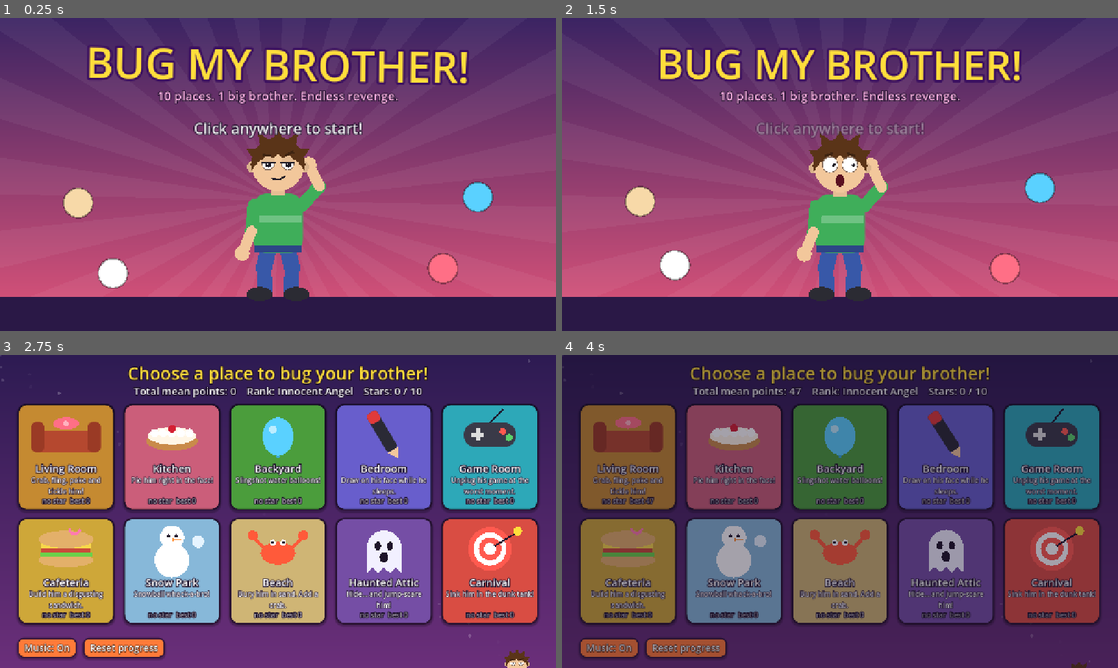
Above: before the commit, frames 1-4 (two rows, left to right).
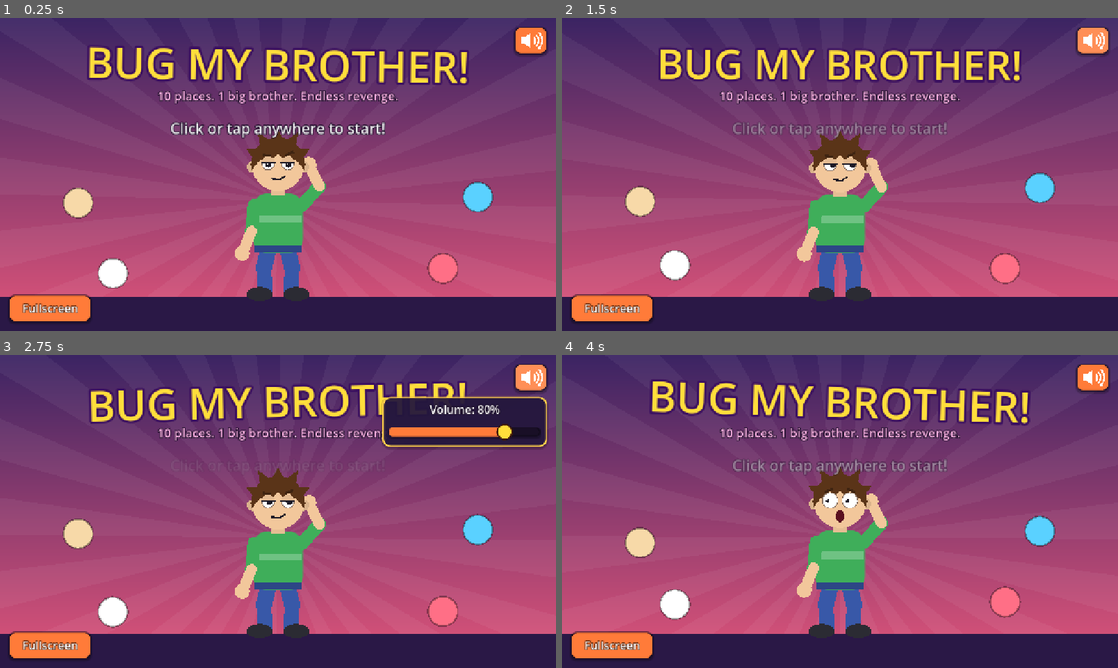
Above: after the commit, the same moments.

Repository: Username846/mean
Game: Godot game, scene res://main.tscn
The game is run twice, just before and just after one commit, with the same random seed, the same clock (stepped at 60 frames per second) and the same inputs.
Inputs (mouse positions are in pixels of both pictures, inside the frame that each line leads up to):
- Up to frame 1 (0.25 s): no input
- Up to frame 2 (1.5 s): click (1090, 39) at 0.52 s; click (1090, 39) at 1.27 s
- Up to frame 3 (2.75 s): click (528, 376) at 2.02 s
- Up to frame 4 (4 s): click (628, 458) at 2.75 s, where only the run before the commit has a clickable "Living Room"; click (589, 367) at 3.5 s, where only the run before the commit has a clickable "< Map"

The runs differ from the first frame. In frame 1, 3.0% of the frame differs, in the area x 1-99%, y 2-98%; in frame 2, 2.8%; in frame 3, 94%; in frame 4, 98%, in the area x 0-100%, y 0-100%.

Commit message:
Fix silent web audio, add touch support, fullscreen and volume controls
- Audio: the Music/Voice/SFX buses were created from code at runtime,
  which Godot's web sample playback never routes, so nothing was heard.
  Define them in default_bus_layout.tres instead and lower levels so the
  mix no longer clips.
- Touch: aim and grab from the press position itself (no hover on touch
  screens), block page scroll/zoom/long-press in the HTML shell, taller
  buttons, and a 'turn your device sideways' overlay in portrait.
- Title screen: Fullscreen button (bottom-left) and a volume button
  (top-right) that opens a saved master-volume slider.

Co-Authored-By: Claude Opus 5.5 <noreply@anthropic.com>
Claude-Session: https://claude.ai/code/session_01SezfEgGbnAaW42eF7KRVR8

Diff:
--- /dev/null
+++ b/default_bus_layout.tres
@@ -0,0 +1,21 @@
+[gd_resource type="AudioBusLayout" format=3]
+
+[resource]
+bus/1/name = &"Music"
+bus/1/solo = false
+bus/1/mute = false
+bus/1/bypass_fx = false
+bus/1/volume_db = -13.0
+bus/1/send = &"Master"
+bus/2/name = &"Voice"
+bus/2/solo = false
+bus/2/mute = false
+bus/2/bypass_fx = false
+bus/2/volume_db = -3.0
+bus/2/send = &"Master"
+bus/3/name = &"SFX"
+bus/3/solo = false
+bus/3/mute = false
+bus/3/bypass_fx = false
+bus/3/volume_db = -8.0
+bus/3/send = &"Master"
--- a/scripts/game.gd
+++ b/scripts/game.gd
@@ -36,11 +36,12 @@
 var music_on := true
 
 var _fade: ColorRect
+var _portrait: ColorRect
+var volume := 0.8
 
 
 func _ready() -> void:
 	process_mode = Node.PROCESS_MODE_ALWAYS
-	_setup_buses()
 	music = AudioStreamPlayer.new()
 	music.bus = "Music"
 	add_child(music)
@@ -61,23 +62,56 @@
 	_fade.set_anchors_preset(Control.PRESET_FULL_RECT)
 	_fade.mouse_filter = Control.MOUSE_FILTER_IGNORE
 	layer.add_child(_fade)
+	_portrait = ColorRect.new()
+	_portrait.color = Color(0.12, 0.07, 0.22)
+	_portrait.set_anchors_preset(Control.PRESET_FULL_RECT)
+	_portrait.visible = false
+	var turn := make_label("Turn your device sideways\nto bug your brother!", 64, Color("#ffde3b"))
+	turn.horizontal_alignment = HORIZONTAL_ALIGNMENT_CENTER
+	turn.vertical_alignment = VERTICAL_ALIGNMENT_CENTER
+	turn.set_anchors_preset(Control.PRESET_FULL_RECT)
+	_portrait.add_child(turn)
+	layer.add_child(_portrait)
 	load_game()
-
-
-func _setup_buses() -> void:
-	for b in [["Music", -9.0], ["Voice", 2.0], ["SFX", -4.0]]:
-		if AudioServer.get_bus_index(b[0]) == -1:
-			AudioServer.add_bus()
-			var i := AudioServer.bus_count - 1
-			AudioServer.set_bus_name(i, b[0])
-			AudioServer.set_bus_send(i, "Master")
-			AudioServer.set_bus_volume_db(i, b[1])
-	# duck the music a little under dialogue
-	var comp := AudioEffectCompressor.new()
-	comp.sidechain = "Voice"
-	comp.threshold = -22.0
-	comp.ratio = 4.0
-	AudioServer.add_bus_effect(AudioServer.get_bus_index("Music"), comp)
+	set_volume(volume)
+
+
+func _process(_dt: float) -> void:
+	var ws := get_window().size
+	_portrait.visible = ws.y > ws.x * 1.05
+
+
+# ------------------------------------------------------------------ volume / fullscreen
+
+## Master volume, 0..1. The buses themselves live in default_bus_layout.tres:
+## buses created from code at runtime stay silent in web exports.
+func set_volume(v: float) -> void:
+	volume = clampf(v, 0.0, 1.0)
+	AudioServer.set_bus_mute(0, volume <= 0.001)
+	AudioServer.set_bus_volume_db(0, linear_to_db(maxf(volume, 0.001)))
+
+
+func fullscreen_supported() -> bool:
+	if OS.has_feature("web"):
+		return bool(JavaScriptBridge.eval("!!(document.fullscreenEnabled || document.webkitFullscreenEnabled)", true))
+	return true
+
+
+func is_fullscreen() -> bool:
+	if OS.has_feature("web"):
+		return bool(JavaScriptBridge.eval("!!(document.fullscreenElement || document.webkitFullscreenElement)", true))
+	return DisplayServer.window_get_mode() == DisplayServer.WINDOW_MODE_FULLSCREEN
+
+
+func toggle_fullscreen() -> void:
+	if OS.has_feature("web"):
+		# Browsers only allow fullscreen during a click/tap; bmbFullscreen()
+		# (in the page head) runs it now or on the very next pointer release.
+		JavaScriptBridge.eval("window.bmbFullscreen && window.bmbFullscreen()", true)
+	elif is_fullscreen():
+		DisplayServer.window_set_mode(DisplayServer.WINDOW_MODE_WINDOWED)
+	else:
+		DisplayServer.window_set_mode(DisplayServer.WINDOW_MODE_FULLSCREEN)
 
 
 # ------------------------------------------------------------------ screens
@@ -199,6 +233,7 @@
 	cf.set_value("game", "stars", stars)
 	cf.set_value("game", "best", best)
 	cf.set_value("game", "seen_ending", seen_ending)
+	cf.set_value("game", "volume", volume)
 	cf.save(SAVE_PATH)
 
 
@@ -210,6 +245,7 @@
 	stars = cf.get_value("game", "stars", {})
 	best = cf.get_value("game", "best", {})
 	seen_ending = cf.get_value("game", "seen_ending", false)
+	volume = cf.get_value("game", "volume", 0.8)
 
 
 func reset_save() -> void:
@@ -230,8 +266,8 @@
 	sb.set_border_width_all(bw)
 	sb.content_margin_left = 16
 	sb.content_margin_right = 16
-	sb.content_margin_top = 8
-	sb.content_margin_bottom = 8
+	sb.content_margin_top = 11
+	sb.content_margin_bottom = 11
 	sb.shadow_color = Color(0, 0, 0, 0.25)
 	sb.shadow_size = 4
 	sb.shadow_offset = Vector2(0, 3)
--- a/scripts/scenes/carnival.gd
+++ b/scripts/scenes/carnival.gd
@@ -47,7 +47,9 @@
 	if e is InputEventMouseMotion:
 		mouse = e.position
 	if e is InputEventMouseButton and e.pressed and e.button_index == MOUSE_BUTTON_LEFT:
+		# aim from the press position itself: on touch screens there is no hover
 		mouse = e.position
+		aim = _aim_at(mouse)
 		balls.append({"from": Vector2(180, 760), "to": aim, "t": 0.0})
 		Game.sfx("throw")
 
@@ -55,8 +57,7 @@
 func tick(dt: float) -> void:
 	lights_t += dt
 	lever = move_toward(lever, 0.0, dt * 2)
-	var wob := 10.0 + rage * 0.15
-	aim = mouse + Vector2(sin(time * 2.3) + sin(time * 5.1) * 0.5, cos(time * 1.9) + sin(time * 4.3) * 0.5) * wob
+	aim = _aim_at(mouse)
 	var amp := clampf(rage - 15, 0, 60) * 1.4
 	target = TARGET_BASE + Vector2(sin(time * 1.1) * amp, sin(time * 1.7) * amp * 0.4)
 	for b in balls.duplicate():
@@ -64,6 +65,12 @@
 		if b.t >= 1.0:
 			balls.erase(b)
 			_land(b.to)
+
+
+## Your aim wobbles around the pointer, more as he gets angrier.
+func _aim_at(p: Vector2) -> Vector2:
+	var wob := 10.0 + rage * 0.15
+	return p + Vector2(sin(time * 2.3) + sin(time * 5.1) * 0.5, cos(time * 1.9) + sin(time * 4.3) * 0.5) * wob
 
 
 func _land(p: Vector2) -> void:
--- a/scripts/scenes/living_room.gd
+++ b/scripts/scenes/living_room.gd
@@ -105,6 +105,8 @@
 		mouse = e.position
 		mouse_down = e.pressed
 		if e.pressed:
+			# a touch starts here with no prior motion; don't treat the jump as a fling
+			last_mouse = e.position
 			_press(e.position)
 		elif grabbed >= 0:
 			_release()
--- a/scripts/title.gd
+++ b/scripts/title.gd
@@ -8,6 +8,11 @@
 var started := false
 var title: Label
 var prompt: Label
+var fs_btn: Button
+var vol_btn: Button
+var vol_panel: PanelContainer
+var vol_slider: HSlider
+var vol_label: Label
 
 
 func _ready() -> void:
@@ -32,11 +37,108 @@
 	sub.size = Vector2(1280, 40)
 	sub.position = Vector2(0, 160)
 	add_child(sub)
-	prompt = Game.make_label("Click anywhere to start!", 34)
+	prompt = Game.make_label("Click or tap anywhere to start!", 34)
 	prompt.horizontal_alignment = HORIZONTAL_ALIGNMENT_CENTER
 	prompt.size = Vector2(1280, 50)
 	prompt.position = Vector2(0, 230)
 	add_child(prompt)
+	_build_buttons()
+
+
+func _build_buttons() -> void:
+	var ui := CanvasLayer.new()
+	ui.layer = 5
+	add_child(ui)
+	# fullscreen, bottom-left
+	fs_btn = Button.new()
+	fs_btn.text = "Fullscreen"
+	fs_btn.custom_minimum_size = Vector2(190, 64)
+	fs_btn.position = Vector2(20, 636)
+	fs_btn.add_theme_font_size_override("font_size", 26)
+	# act on press, so the browser still sees it as part of the click/tap
+	fs_btn.action_mode = BaseButton.ACTION_MODE_BUTTON_PRESS
+	fs_btn.pressed.connect(func():
+		Game.sfx("click")
+		Game.toggle_fullscreen())
+	fs_btn.visible = Game.fullscreen_supported()
+	ui.add_child(fs_btn)
+	# volume, top-right
+	vol_btn = Button.new()
+	vol_btn.custom_minimum_size = Vector2(76, 64)
+	vol_btn.position = Vector2(1184, 20)
+	vol_btn.pressed.connect(func():
+		vol_panel.visible = not vol_panel.visible
+		Game.sfx("click"))
+	ui.add_child(vol_btn)
+	var icon := Control.new()
+	icon.mouse_filter = Control.MOUSE_FILTER_IGNORE
+	icon.size = Vector2(76, 64)
+	icon.draw.connect(func(): _draw_speaker(icon))
+	vol_btn.add_child(icon)
+	vol_panel = PanelContainer.new()
+	vol_panel.position = Vector2(880, 96)
+	vol_panel.custom_minimum_size = Vector2(380, 0)
+	vol_panel.visible = false
+	ui.add_child(vol_panel)
+	var v := VBoxContainer.new()
+	v.add_theme_constant_override("separation", 10)
+	vol_panel.add_child(v)
+	vol_label = Game.make_label("", 26)
+	vol_label.horizontal_alignment = HORIZONTAL_ALIGNMENT_CENTER
+	v.add_child(vol_label)
+	vol_slider = HSlider.new()
+	vol_slider.min_value = 0
+	vol_slider.max_value = 100
+	vol_slider.step = 1
+	vol_slider.value = Game.volume * 100
+	vol_slider.custom_minimum_size = Vector2(340, 48)
+	var grab := StyleBoxFlat.new()
+	grab.bg_color = Color("#ff7b39")
+	grab.content_margin_top = 10
+	grab.content_margin_bottom = 10
+	grab.set_corner_radius_all(8)
+	vol_slider.add_theme_stylebox_override("slider", Game._box(Color(0.1, 0.06, 0.15), 8))
+	vol_slider.add_theme_stylebox_override("grabber_area", grab)
+	vol_slider.add_theme_stylebox_override("grabber_area_highlight", grab)
+	vol_slider.add_theme_icon_override("grabber", _knob(Color("#ffde3b")))
+	vol_slider.add_theme_icon_override("grabber_highlight", _knob(Color("#fff3a0")))
+	vol_slider.value_changed.connect(func(val: float):
+		Game.set_volume(val / 100.0)
+		_update_volume())
+	vol_slider.drag_ended.connect(func(_changed: bool):
+		Game.save_game()
+		Game.sfx("pop", 0.0))
+	v.add_child(vol_slider)
+	_update_volume()
+
+
+func _knob(col: Color) -> ImageTexture:
+	var img := Image.create(40, 40, false, Image.FORMAT_RGBA8)
+	for y in 40:
+		for x in 40:
+			var d := Vector2(x - 19.5, y - 19.5).length()
+			if d < 19.0:
+				img.set_pixel(x, y, Color(0.25, 0.1, 0.05) if d > 15.5 else col)
+	return ImageTexture.create_from_image(img)
+
+
+func _update_volume() -> void:
+	vol_label.text = "Volume: %d%%" % roundi(Game.volume * 100) if Game.volume > 0.001 else "Volume: Muted"
+	vol_btn.get_child(0).queue_redraw()
+
+
+func _draw_speaker(ci: Control) -> void:
+	var c := Vector2(30, 32)
+	var col := Color.WHITE
+	ci.draw_rect(Rect2(c + Vector2(-14, -8), Vector2(10, 16)), col)
+	ci.draw_colored_polygon(PackedVector2Array([c + Vector2(-6, -8), c + Vector2(8, -18), c + Vector2(8, 18), c + Vector2(-6, 8)]), col)
+	if Game.volume <= 0.001:
+		ci.draw_line(c + Vector2(16, -9), c + Vector2(32, 9), Color("#ff5a4f"), 5)
+		ci.draw_line(c + Vector2(16, 9), c + Vector2(32, -9), Color("#ff5a4f"), 5)
+		return
+	var waves := 1 + int(Game.volume * 2.99)
+	for i in waves:
+		ci.draw_arc(c + Vector2(8, 0), 10 + i * 8, -0.8, 0.8, 10, col, 4)
 
 
 func _process(dt: float) -> void:
@@ -45,6 +147,8 @@
 	title.scale = Vector2.ONE * (1.0 + sin(t * 3.3) * 0.03)
 	prompt.modulate.a = 0.55 + 0.45 * sin(t * 4.0)
 	bro.look = Vector2(sin(t), 0.2)
+	if fs_btn.visible:
+		fs_btn.text = "Exit Fullscreen" if Game.is_fullscreen() else "Fullscreen"
 	queue_redraw()
 
 
@@ -52,6 +156,9 @@
 	if started:
 		return
 	if (e is InputEventMouseButton and e.pressed) or (e is InputEventKey and e.pressed):
+		if vol_panel.visible:
+			vol_panel.visible = false
+			return
 		started = true
 		Game.play_music("menu")
 		Game.voice("title")
Not shown, changed: export_presets.cfg
Not shown, changed: README.md
Not shown, changed: docs/index.html
Not shown, changed: docs/index.pck
